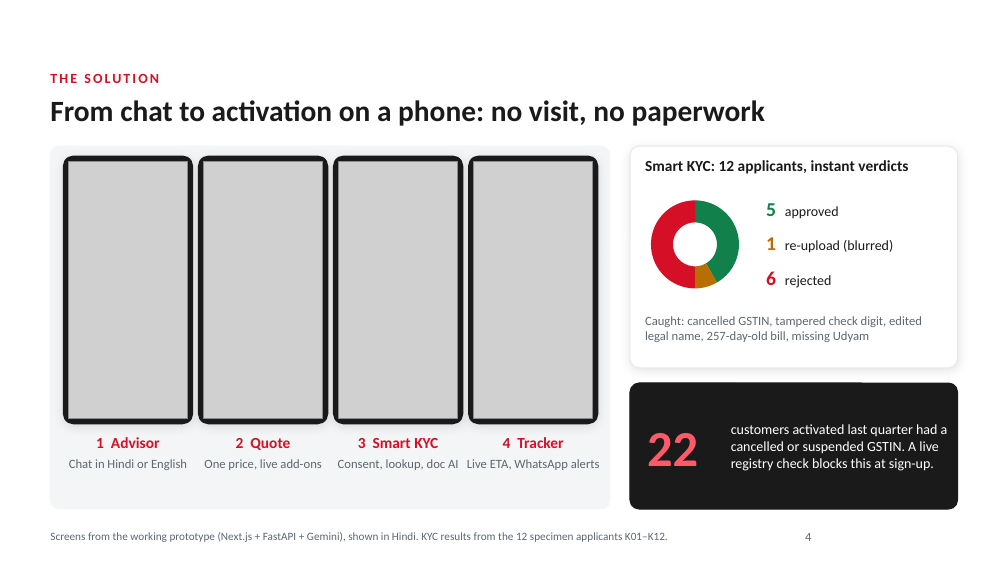
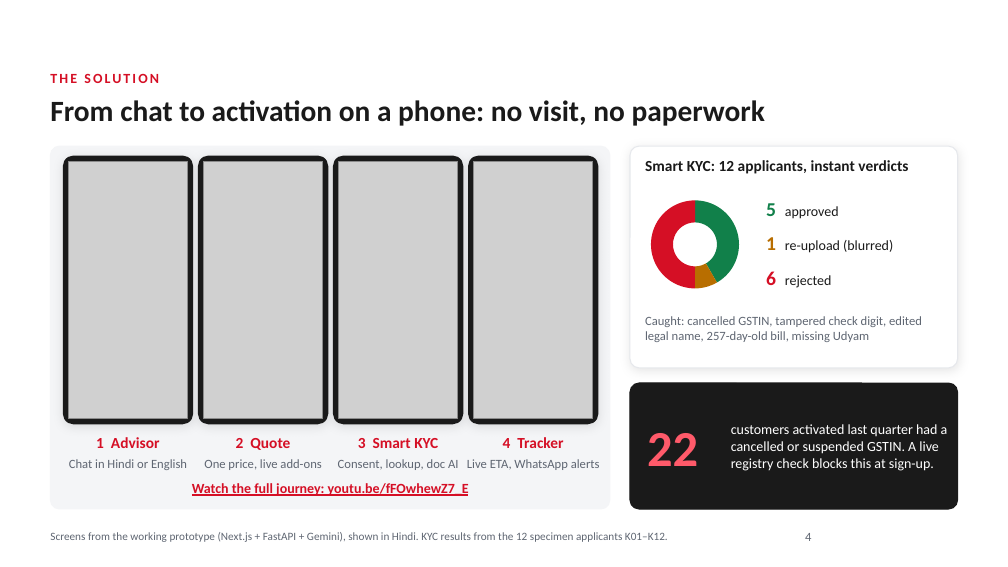
Before and after one commit to ploglabs/udyam-digital, a slide deck: slide 4 of deliverables/Udyam_Digital_Submission.pptx. Drawn at 1008x567 pixels with LibreOffice and Linux fonts; fonts in the diff are those of the drawing; grey boxes stand for pictures; background and template pictures are left out. Boxes give left, top, right and bottom in pixels: in the first picture for what was removed or moved away, otherwise in the second. Text is boxed around its words. In the diff, an @@ line names an element or a change of style, - is before the commit and + after.

```diff
--- a/deliverables/Udyam_Digital_Submission.pptx
+++ b/deliverables/Udyam_Digital_Submission.pptx
@@ text added at box(192, 483, 469, 496), 10 pt, text #D50F25, bold, underline @@
+Watch the full journey: youtu.be/fFOwhewZ7_E
```
Also in this commit, not shown: 2 other slides changed, 4 other files.
